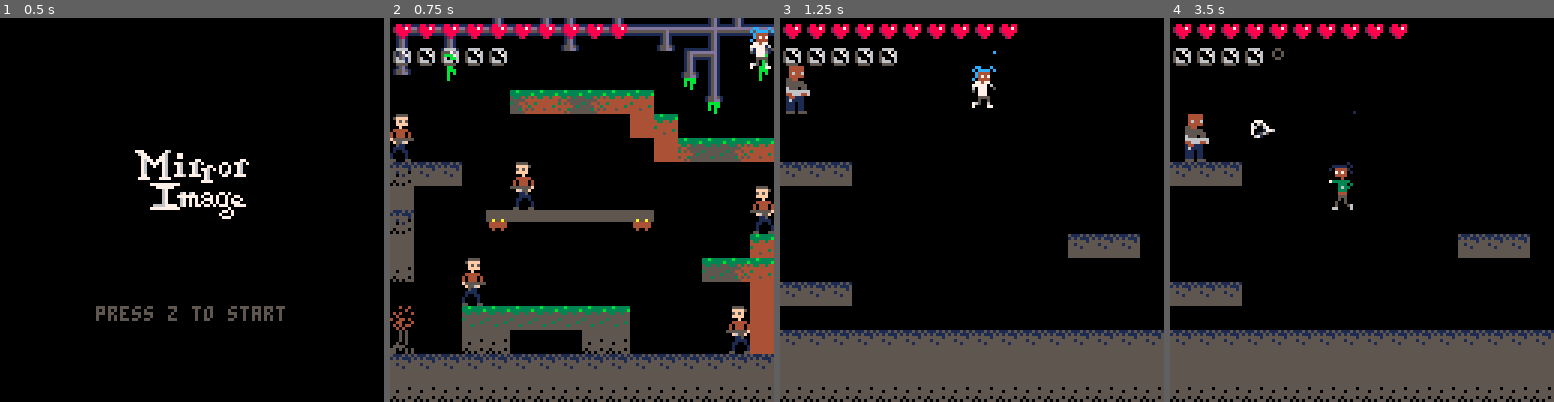
Above: before the commit, frames 1-4 (left to right).
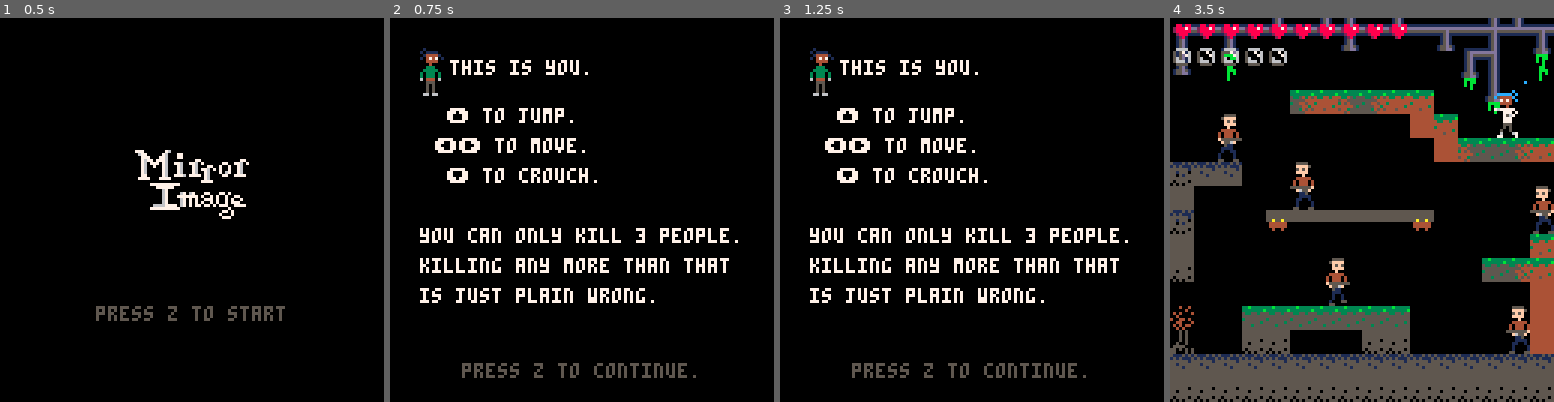
Above: after the commit, the same moments.

Repository: xMunchy/Mirror_Image
Game: PICO-8 cartridge prog.p8
Same seed, same stepped clock (60 frames per second), same inputs: the game is played once before the commit and once after it.
Inputs:
- Up to frame 1 (0.5 s): tap X (X key) at 0.33 s
- Up to frame 2 (0.75 s): tap O (Z key) at 0.7 s
- Up to frame 3 (1.25 s): tap X (X key) at 1.07 s
- Up to frame 4 (3.5 s): hold Right 1.6-2.1 s; tap O (Z key) every 0.4 s from 1.7 to 3.3 s; tap X (X key) at 1.85, 2.97 s; hold Up 2.15-2.42 s; hold Right 2.47-3.03 s; hold Left from 3.08 s (still down)

Frame 1 is identical in both runs. In frame 2, 41% of the frame differs, in the area x 0-100%, y 0-100%; in frame 3, 29%; in frame 4, 29%.

Commit message:
Add instructions page and move lvl toggle to menu

Diff:
--- a/prog.p8
+++ b/prog.p8
@@ -6,16 +6,17 @@
 
 --init
 function _init()
-  modes = {"title","game","over"}
+  -- game variables --
+  modes = {"title","instr","game","over"}
   game = modes[1]
-  -- game variables --
+  menuitem(1,"switch level", function() toggle_level() end)
   prev_t = time()
   pot_kills = 0 --total potential kills
   kill_limit = 3 --per level
   nlvls = 2
   lvl = 1
   lvl_kill_cap = 3
-  x = {64,120}
+  x = {64,120} --player position by level
   y = {0,0}
 
   music(1)
@@ -100,7 +101,6 @@
   player.eye_offset_x = eye_offset_x[1]
   player.eye_gap = 2
   player.next_blink = time() + flr(rnd(10)+1)
-  player.blink_dur = 0.5
   player.eyes_open = true
   player.eye_color = eye_color[player.morality]
   --particles
@@ -145,6 +145,18 @@
  path1 = {120,-120}
  path2 = {48,-48}
  path3 = {16,-16}
+
+ --instruction screen
+ blink_dur = 0.5
+ instr_spr = {}
+ instr_spr.x = 10
+ instr_spr.y = 10
+ instr_spr.eye_offset_x = player.eye_offset_x
+ instr_spr.eye_offset_y = player.eye_offset_y
+ instr_spr.eye_gap = player.eye_gap
+ instr_spr.eyes_open = true
+ instr_spr.next_blink = player.next_blink
+ instr_spr.eye_color = eye_color[1]
 end
 
 --[[
@@ -191,7 +203,6 @@
  enemy.eye_offset_y = {2,2,1}
  enemy.eye_gap = {3,2,3}
  enemy.eye_color = {6,5,10}
- enemy.blink_dur = 0.5
  --[[ enemy attributes
  enemy[k].x
  enemy[k].y
@@ -294,6 +305,10 @@
   end
 end
 
+function toggle_level()
+  lvl = (lvl+1)%(nlvls)
+  new_level(x[lvl+1],y[lvl+1],true)
+end
 -->8
 --player
 
@@ -749,8 +764,9 @@
 end
 
 --[[
-Display eyes, make blinking
-]]
+display eyes, make blinking
+]]
+
 function display_eyes(entity)
   local x = entity.x
   local y = entity.y
@@ -766,7 +782,7 @@
   if time() >= entity.next_blink then
     if entity.eyes_open then --blink
       entity.eyes_open = false
-      entity.next_blink = time() + enemy.blink_dur
+      entity.next_blink = time() + blink_dur
     else --open eyes
       entity.eyes_open = true
       entity.next_blink = time() + flr(rnd(10)+1)
@@ -994,13 +1010,17 @@
 --update and draw
 
 function _update60()
-  if game == modes[1] then --splash
+  if game=="title" then --splash
     if btn(4) then
      game = modes[2]
-     prev_t = time()
-     new_level(x[lvl+1],y[lvl+1],false)
-    end
-  elseif game == modes[2] then
+    end
+  elseif game=="instr" then --instructions
+    if btnp(4) then
+      game=modes[3]
+      prev_t = time()
+      new_level(x[lvl+1],y[lvl+1],false)
+    end
+  elseif game=="game" then
     dt = time() - prev_t
     distance = flr(player.speed*dt)
     if(distance>0) prev_t = time()
@@ -1087,10 +1107,6 @@
     player.shoot_start = time()
   end
 
-  if btnp(5) then
-    lvl = (lvl+1)%(nlvls)
-    new_level(x[lvl+1],y[lvl+1],true)
-  end
   if time()-player.shoot_start<player.shoot_animt then
     if player.is_crouching then
       change_sprite(5)
@@ -1111,7 +1127,7 @@
    if player.hp<=0 then
      player_die()
    end
- elseif game==modes[3] then --dead
+ elseif game=="over" then --dead
    if btn(4) then
      _init()
    end
@@ -1120,10 +1136,21 @@
 
 function _draw()
   cls()
-  if game==modes[1] then --splash
+  if game=="title" then --splash
     spr(192,44,44,5,3)
     print("press z to start",32,96,5)
-  elseif game==modes[2] then --game
+  elseif game=="instr" then
+    spr(sprites[1][1],10,10,neutral_w[1],neutral_h[1])
+    display_eyes(instr_spr)
+    print("this is you.",20,14,7)
+    print(" ⬆️ to jump.",15,30,7)
+    print("⬅️➡️ to move.",15,40,7)
+    print(" ⬇️ to crouch.",15,50,7)
+    print("you can only kill 3 people.",10,70,7)
+    print("killing any more than that",10,80,7)
+    print("is just plain wrong.",10,90,7)
+    print("press z to continue.",24,115,5)
+  elseif game=="game" then --game
     display_map(lvl)
     display_enemies()
     enemy_check_range()
@@ -1133,7 +1160,7 @@
     spr(player.s,player.x,player.y,player.s_w,player.s_h,player.flipped)
     display_eyes(player)
     display_particle()
-  elseif game==modes[3] then --game over
+  elseif game=="over" then --game over
     print("game over",48,60,8)
     print("press z to start again",20,70,8)
   end
